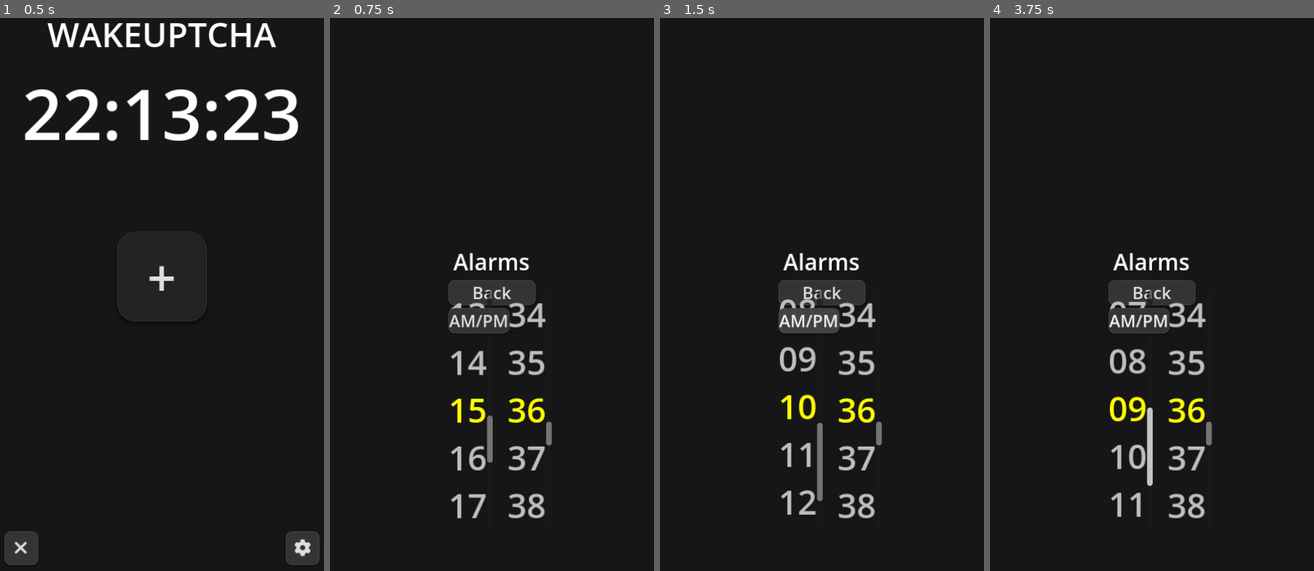
Above: before the commit, frames 1-4 (left to right).
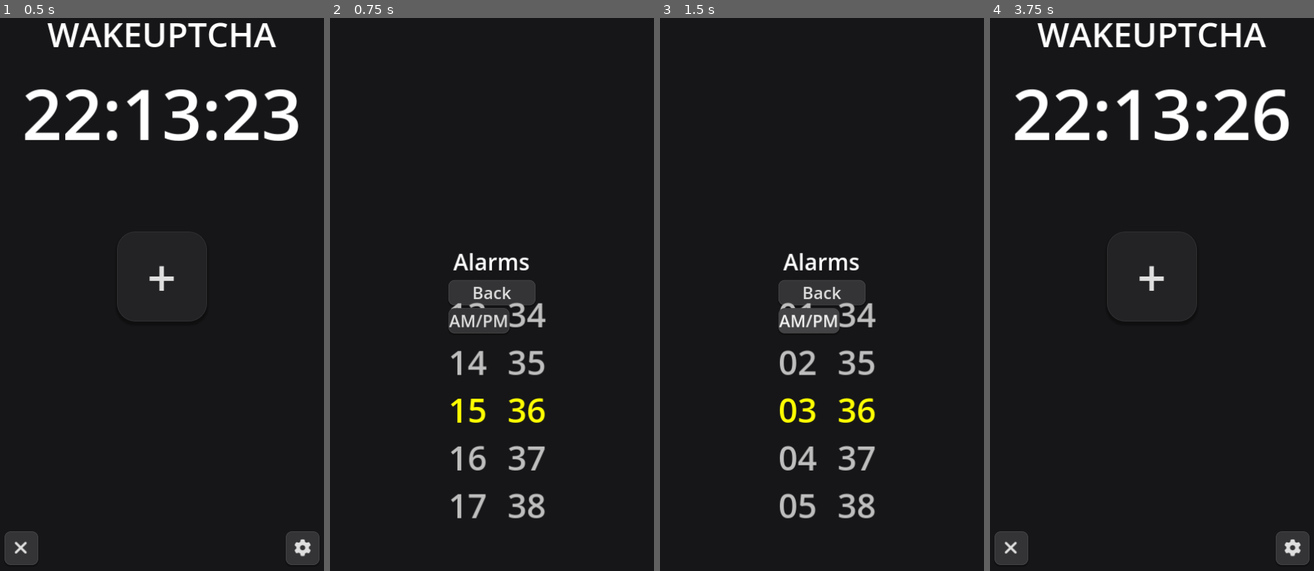
Above: after the commit, the same moments.

Repository: IrregularCelery/wakeuptcha
Game: Godot game, scene res://scenes/main.tscn
Same seed, same stepped clock (60 frames per second), same inputs: the game is played once before the commit and once after it.
Inputs:
- Up to frame 1 (0.5 s): no input
- Up to frame 2 (0.75 s): click "+" at 0.5 s
- Up to frame 3 (1.5 s): click "AM/PM" at 1.25 s
- Up to frame 4 (3.75 s): click "AM/PM" at 2 s; click "AM/PM" at 2.75 s; click "Back" at 3.5 s

Frame 1 is identical in both runs. In frame 2, 0.3% of the frame differs, in the area x 48-69%, y 49-81%; in frame 3, 1.9%; in frame 4, 9.7%, in the area x 1-99%, y 0-99%.

Commit message:
Add `DragToScroll` ability to `NumberWheel` widget

Diff:
--- a/widgets/number_wheel.tscn
+++ b/widgets/number_wheel.tscn
@@ -15,6 +15,9 @@
 var selected: int = 0
 
 var is_refreshing := false
+var is_dragging := false
+
+var tween: Tween
 
 @export var items_start: int = 1
 @export var items_end: int = 100
@@ -30,10 +33,11 @@
 		push_warning(\"It's recommended to choose an `Odd` number for symmetry!\")
 
 	_calc_item_height()
-
-	create_items()
+	_create_items()
 
 	size.y = item_height * max_visible_items
+
+	_snap_to_nearest()
 
 	# We need to update the `item_height` if the window was resized
 	get_tree().root.size_changed.connect(_on_window_resize)
@@ -43,7 +47,6 @@
 	if is_refreshing:
 		return
 
-
 	var current = roundi(scroll_vertical / item_height)
 
 	if index != current:
@@ -52,10 +55,41 @@
 
 		changed.emit(selected)
 
+
+func _gui_input(event: InputEvent) -> void:
+	if event is InputEventMouseButton:
+		if event.button_index == MOUSE_BUTTON_LEFT:
+			if event.pressed:
+				is_dragging = true
+
+				if tween.is_running():
+					tween.kill()
+			else:
+				is_dragging = false
+
+				_snap_to_nearest()
+
+	elif event is InputEventMouseMotion and is_dragging:
+		scroll_vertical -= event.relative.y
+
+
+func set_selected(value: int):
+	selected = clamp(value, items_start, items_end)
+	index = selected - items_start
+
+	scroll_vertical = index * int(item_height)
+
 	_snap_to_nearest()
 
 
-func create_items():
+func set_range(start_value: int, end_value: int):
+	items_start = start_value
+	items_end = end_value
+
+	_refresh()
+
+
+func _create_items():
 	# We add half of the amount of `max_visible_items` as dummies so,
 	# the first and last items are centered when selected
 	var new_dummies: int = int((max_visible_items - 1) / 2.0) \\
@@ -76,20 +110,6 @@
 		_add_dummy_item().custom_minimum_size.y = item_height
 
 
-func set_selected(value: int):
-	selected = clamp(value, items_start, items_end)
-	index = selected - items_start
-
-	scroll_vertical = index * int(item_height)
-
-
-func set_range(start_value: int, end_value: int):
-	items_start = start_value
-	items_end = end_value
-
-	_refresh()
-
-
 func _refresh():
 	is_refreshing = true
 
@@ -98,7 +118,7 @@
 	for child in container.get_children():
 		child.queue_free()
 
-	create_items()
+	_create_items()
 
 	await get_tree().process_frame
 
@@ -134,11 +154,11 @@
 func _snap_to_nearest():
 	_update_items_style()
 
-	var tween = create_tween()
+	tween = create_tween()
 	tween.set_trans(Tween.TRANS_CUBIC)
 	tween.set_ease(Tween.EASE_OUT)
 
-	tween.tween_property(self, \"scroll_vertical\", index * int(item_height), 0.5)
+	tween.tween_property(self, \"scroll_vertical\", index * int(item_height), 0.4)
 
 
 # TODO: Make better visuals!
@@ -163,8 +183,10 @@
 [node name="NumberWheel" type="ScrollContainer"]
 offset_right = 40.0
 offset_bottom = 49.72
+mouse_default_cursor_shape = 9
 theme = SubResource("Theme_j5m2g")
 horizontal_scroll_mode = 0
+vertical_scroll_mode = 3
 script = SubResource("GDScript_1s2f2")
 
 [node name="Container" type="VBoxContainer" parent="."]
